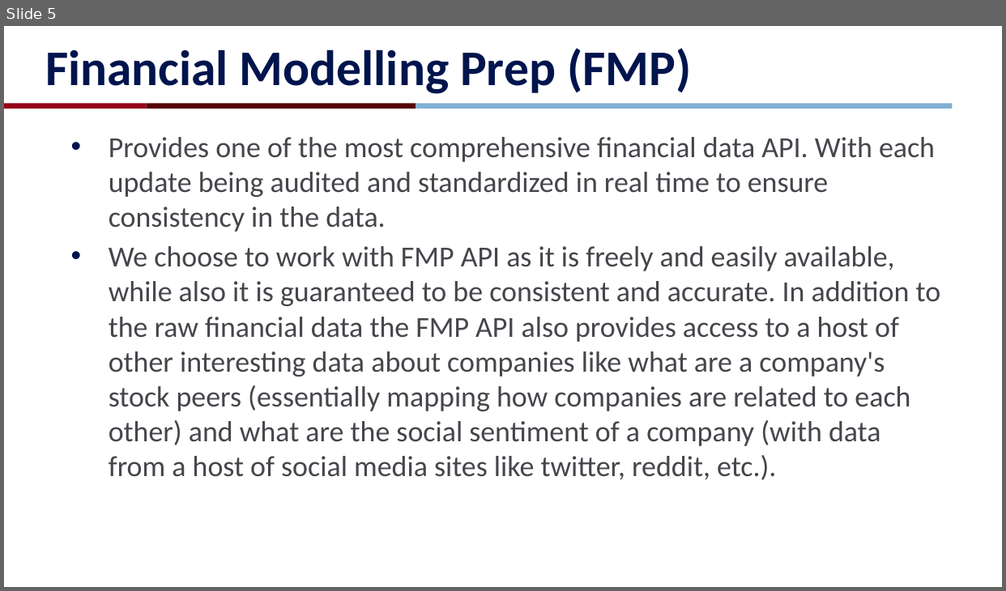
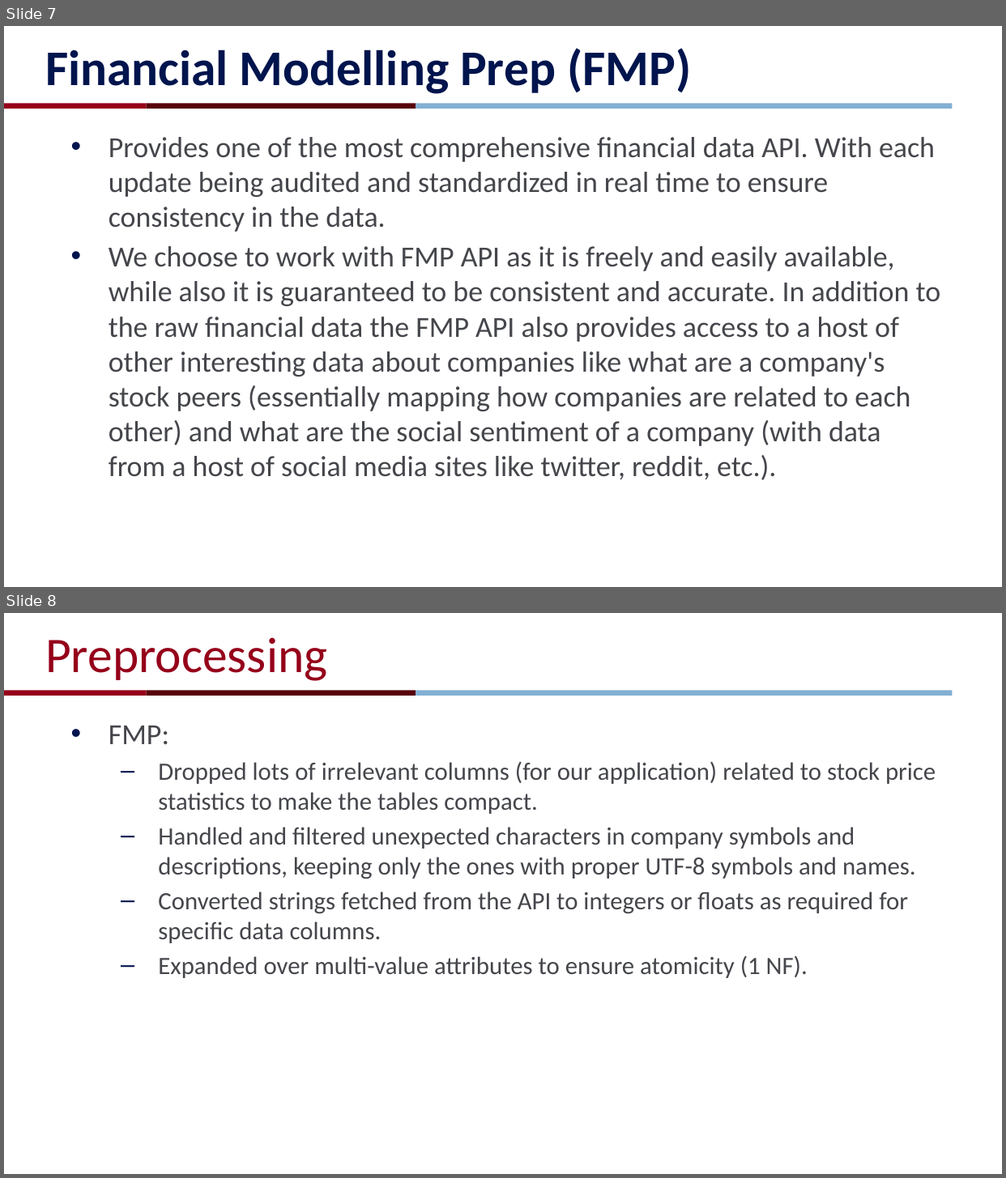
Before and after one commit to ShrivatsAgrawal/CIS550_Project_OPUS, a slide deck: Docs/finalcis550project.pptx. Shown one above the other, each under a label of ours: slide 5 before the commit, slides 7 and 8 after it. The pictures are 1006x591 and 1006x1178 pixels, drawn with LibreOffice and Linux fonts; fonts in the diff are those of the drawing; background and template pictures are left out. Boxes give left, top, right and bottom in pixels: in the first picture for what was removed or moved away, otherwise in the second. Text is boxed around its words. In the diff, an @@ line names an element or a change of style, - is before the commit and + after.

```diff
--- a/Docs/finalcis550project.pptx
+++ b/Docs/finalcis550project.pptx
@@ slide 8 added at box(4, 613, 1002, 1174), background #FFFFFF; not listed: 3 template elements that a slide beside it also shows @@
@@ title added at box(45, 637, 327, 681), 48 pt, text #95001A @@
+Preprocessing
@@ text added at box(108, 726, 936, 978), 24 pt, text #44464B @@
+• FMP:
+  – Dropped lots of irrelevant columns (for our application) related to stock price statistics to make the tables compact.
+  – Handled and filtered unexpected characters in company symbols and descriptions, keeping only the ones with proper UTF-8 symbols and names.
+  – Converted strings fetched from the API to integers or floats as required for specific data columns.
+  – Expanded over multi-value attributes to ensure atomicity (1 NF).
@@ what was slide 5 is now slide 7 @@
```
Also in this commit, not shown: 4 slides changed.
